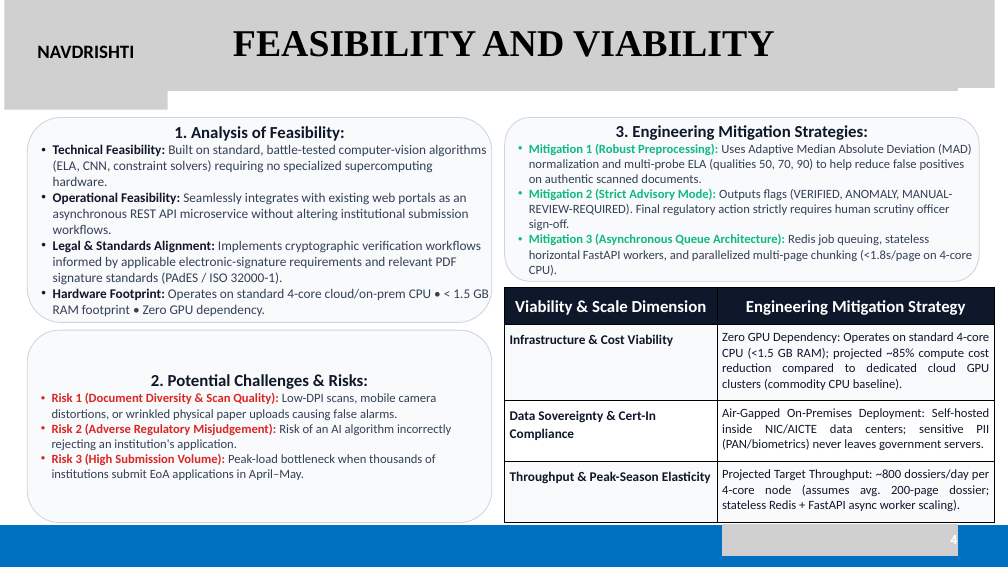
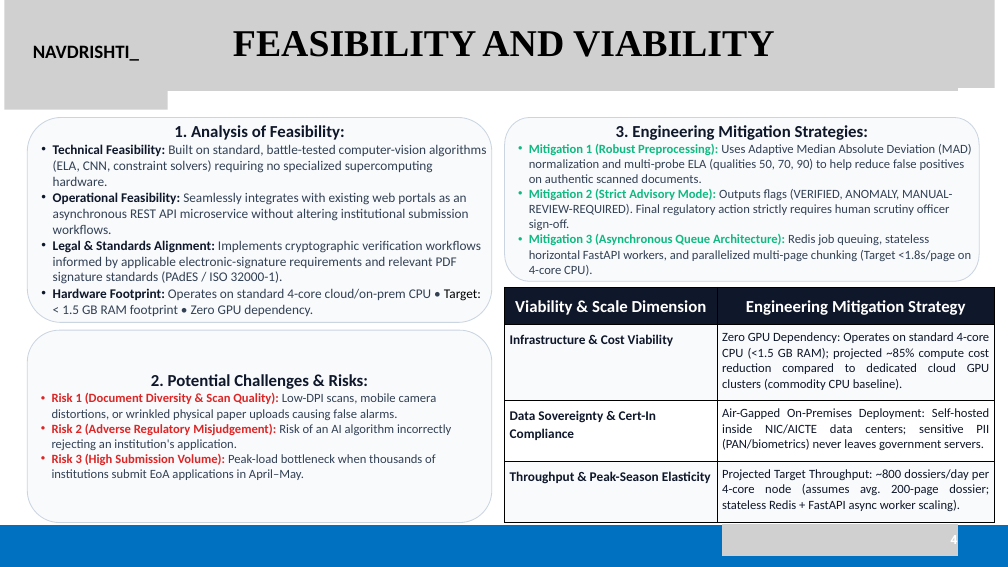
Before and after one commit to Aravkataria/ARGUS, a slide deck: slide 4 of final.pptx. Drawn at 1008x567 pixels with LibreOffice and Linux fonts; fonts in the diff are those of the drawing; grey boxes stand for pictures. Boxes give left, top, right and bottom in pixels: in the first picture for what was removed or moved away, otherwise in the second. Text is boxed around its words. In the diff, an @@ line names an element or a change of style, - is before the commit and + after.

Commit message:
fix(core): resolve module bugs, achieve 55/55 passing tests, add quickstart and badges

```diff
--- a/final.pptx
+++ b/final.pptx
@@ text at bbox=[33, 45, 139, 61]: text changed @@
-NAVDRISHTI
+NAVDRISHTI_
@@ text at bbox=[529, 234, 971, 276]: text changed @@
-  • Mitigation 3 (Asynchronous Queue Architecture): Redis job queuing, stateless horizontal FastAPI workers, and parallelized multi-page chunking (<1.8s/page on 4-core CPU).
+  • Mitigation 3 (Asynchronous Queue Architecture): Redis job queuing, stateless horizontal FastAPI workers, and parallelized multi-page chunking (Target <1.8s/page on 4-core CPU).
@@ text at bbox=[53, 288, 481, 316]: text changed @@
-  • Hardware Footprint: Operates on standard 4-core cloud/on-prem CPU • < 1.5 GB RAM footprint • Zero GPU dependency.
+  • Hardware Footprint: Operates on standard 4-core cloud/on-prem CPU • Target: < 1.5 GB RAM footprint • Zero GPU dependency.
```
Also in this commit, not shown: 5 other slides changed, 7 other files.
